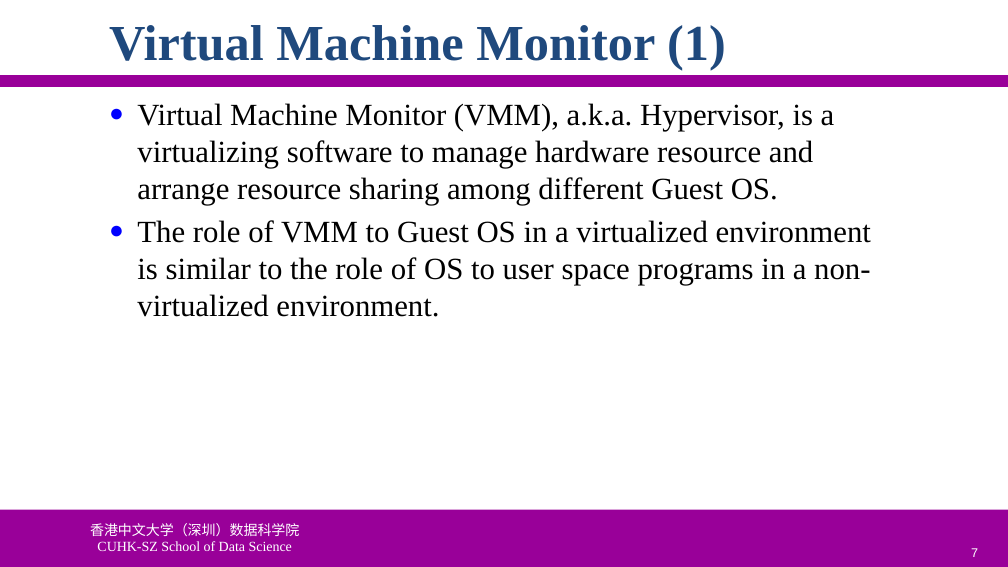
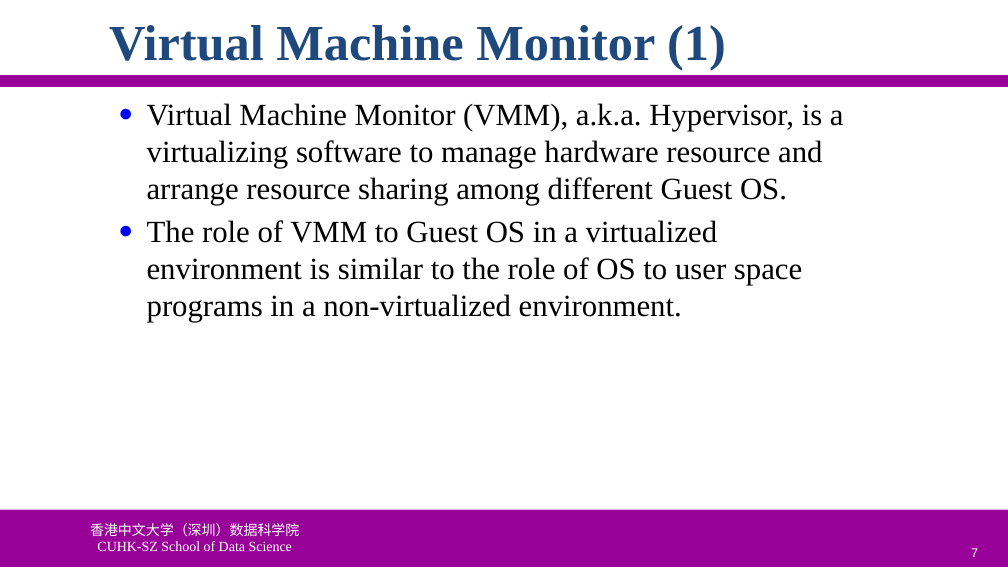
Before and after one commit to ychung1103/ychung1103.github.io, a slide deck: slide 7 of Slides/CSC6103/VT-02 System Virtualization.pptx. Drawn at 1008x567 pixels with LibreOffice and Linux fonts; fonts in the diff are those of the drawing; background and template pictures are left out. Boxes give left, top, right and bottom in pixels: in the first picture for what was removed or moved away, otherwise in the second. Text is boxed around its words. In the diff, an @@ line names an element or a change of style, - is before the commit and + after.

```diff
--- a/Slides/CSC6103/VT-02 System Virtualization.pptx
+++ b/Slides/CSC6103/VT-02 System Virtualization.pptx
@@ text "Virtual Machine Monitor (VMM), a.k.a. ..." rewrapped from bbox=[137, 103, 871, 317] to bbox=[147, 103, 844, 322] @@
```
Also in this commit, not shown: 14 other slides changed, 1 slide removed.
